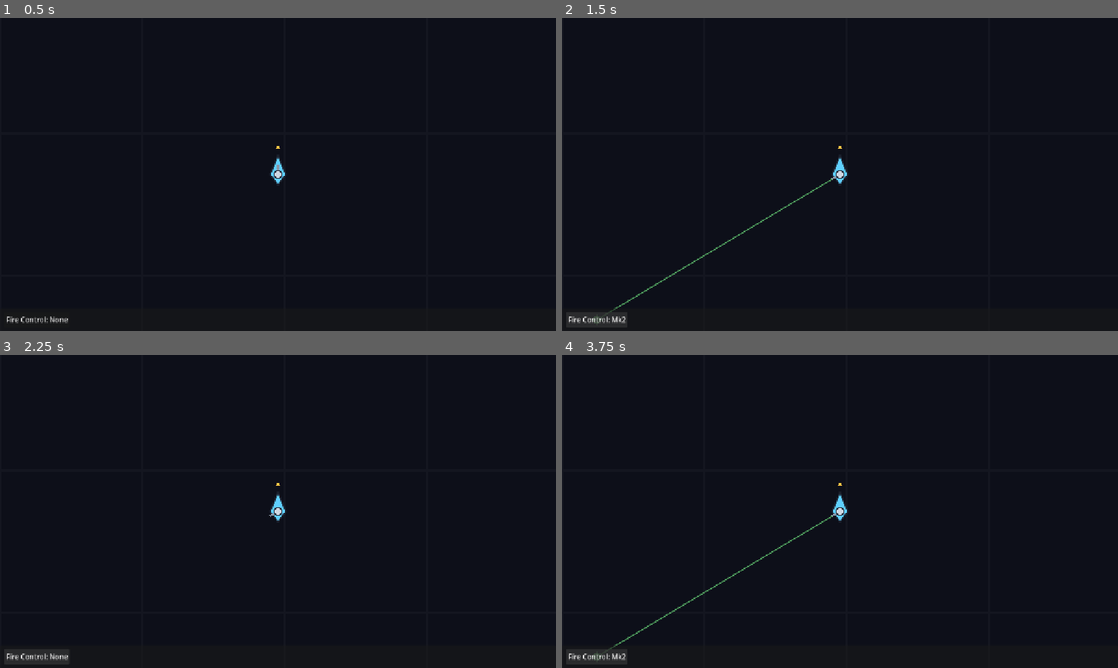
Above: before the commit, frames 1-4 (two rows, left to right).
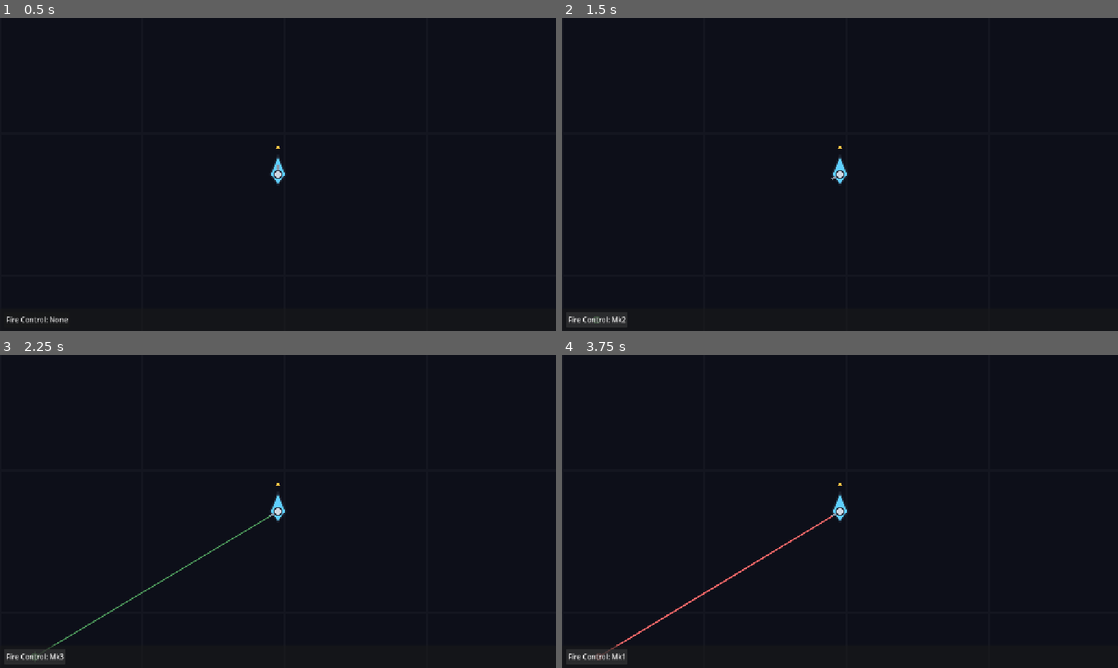
Above: after the commit, the same moments.

Repository: psyinf/seeker
Game: Godot game, scene res://scenes/main/main.tscn
Same seed, same stepped clock (60 frames per second), same inputs: the game is played once before the commit and once after it.
Inputs:
- Up to frame 1 (0.5 s): no input
- Up to frame 2 (1.5 s): click "Fire Control: None" at 0.5 s; click "Fire Control: Mk1" at 1.25 s
- Up to frame 3 (2.25 s): click "Fire Control: Mk2" at 2 s
- Up to frame 4 (3.75 s): click "Fire Control: None" (after the commit: "Fire Control: Mk3") at 2.75 s; click "Fire Control: Mk1" (after the commit: "Fire Control: None") at 3.5 s

Frame 1 is identical in both runs. In frame 2, 0.2% of the frame differs, in the area x 6-49%, y 51-99%; in frame 3, 0.3%; in frame 4, 0.4%, in the area x 5-49%, y 51-99%.

Commit message:
feat(combat): shootable non-colliding targets + 3-tier fire control
- Add Target (Area2D, targets layer) that flashes, tracks hit_points, emits destroyed; ship has no body so it flies through, only bolts hit

- Add TargetField spawner that scatters targets across an annulus around the ship

- Projectile now ray-sweeps its per-frame step (intersect_ray, collide_with_areas) so fast bolts cant tunnel past small targets

- Fix Mk1 lead: flight time uses closing speed (muzzle_speed + velocity dot aim) so the impact reticle matches where shots really pass through while maneuvering

- Rework fire control into Mk1 predict / Mk2 clean lead pip (manual aim) / Mk3 auto-aim; command bar cycles None->Mk1->Mk2->Mk3

- Update architecture + devlog

Diff:
--- /dev/null
+++ b/scenes/combat/target.gd
@@ -0,0 +1,76 @@
+@tool
+class_name Target
+extends Area2D
+## A free-floating practice target the player can shoot. It sits on the "targets"
+## collision layer only, so turret bolts detect it but the ship (which has no
+## physics body) flies straight through — targets never block movement. It draws
+## itself (@tool), flashes when struck, and frees itself once its hit points run
+## out, announcing the kill via `destroyed`.
+
+## Emitted when the target is destroyed, carrying its world position (for FX/score).
+signal destroyed(at: Vector2)
+
+## Radius of the target ring, in pixels.
+@export var radius: float = 16.0:
+	set(value):
+		radius = value
+		queue_redraw()
+
+## Hits the target can take before it is destroyed.
+@export_range(1, 20, 1) var hit_points: int = 3
+
+## Ring color while healthy.
+@export var ring_color: Color = Color("ff6b6b"):
+	set(value):
+		ring_color = value
+		queue_redraw()
+
+## Color flashed briefly when struck.
+@export var flash_color: Color = Color("fff4c2"):
+	set(value):
+		flash_color = value
+		queue_redraw()
+
+## Seconds the hit flash lasts.
+@export var flash_time: float = 0.08
+
+var _remaining: int = 0
+var _flash: float = 0.0
+
+
+func _ready() -> void:
+	_remaining = hit_points
+	if not Engine.is_editor_hint():
+		# Match the shape to the drawn radius so hit detection lines up with visuals.
+		var shape := $CollisionShape2D as CollisionShape2D
+		if shape != null and shape.shape is CircleShape2D:
+			(shape.shape as CircleShape2D).radius = radius
+
+
+## Called by a bolt on impact; flashes, decrements HP, and dies at zero.
+func hit() -> void:
+	_flash = flash_time
+	_remaining -= 1
+	queue_redraw()
+	if _remaining <= 0:
+		destroyed.emit(global_position)
+		queue_free()
+
+
+func _process(delta: float) -> void:
+	if _flash > 0.0:
+		_flash = maxf(0.0, _flash - delta)
+		if _flash == 0.0:
+			queue_redraw()
+
+
+func _draw() -> void:
+	var color := flash_color if _flash > 0.0 else ring_color
+	draw_arc(Vector2.ZERO, radius, 0.0, TAU, 32, color, 2.0, true)
+	# Crosshair ticks so the target reads as something to aim at.
+	var tick := radius * 0.5
+	draw_line(Vector2(-radius, 0.0), Vector2(-radius + tick, 0.0), color, 2.0, true)
+	draw_line(Vector2(radius, 0.0), Vector2(radius - tick, 0.0), color, 2.0, true)
+	draw_line(Vector2(0.0, -radius), Vector2(0.0, -radius + tick), color, 2.0, true)
+	draw_line(Vector2(0.0, radius), Vector2(0.0, radius - tick), color, 2.0, true)
+	draw_circle(Vector2.ZERO, 2.0, color)
--- /dev/null
+++ b/scenes/combat/target.tscn
@@ -0,0 +1,15 @@
+[gd_scene load_steps=3 format=3]
+
+[ext_resource type="Script" path="res://scenes/combat/target.gd" id="1_target"]
+
+[sub_resource type="CircleShape2D" id="CircleShape2D_target"]
+radius = 16.0
+
+[node name="Target" type="Area2D"]
+collision_layer = 4
+collision_mask = 0
+monitoring = false
+script = ExtResource("1_target")
+
+[node name="CollisionShape2D" type="CollisionShape2D" parent="."]
+shape = SubResource("CircleShape2D_target")
--- /dev/null
+++ b/scenes/combat/target_field.gd
@@ -0,0 +1,49 @@
+class_name TargetField
+extends Node2D
+## Scatters practice targets randomly across an annulus around its origin at
+## startup. It owns spawning only; each target handles its own hit detection and
+## destruction. Drop this into a combat scene and point it at the target scene.
+
+## Emitted whenever one of its targets is destroyed (relayed for score/FX).
+signal target_destroyed(at: Vector2)
+
+## The target scene to instance.
+@export var target_scene: PackedScene
+## How many targets to scatter on ready.
+@export_range(0, 200, 1) var count: int = 12
+## Inner radius of the spawn annulus, in pixels (keeps targets off the ship).
+@export var min_radius: float = 300.0
+## Outer radius of the spawn annulus, in pixels.
+@export var max_radius: float = 1600.0
+## Seed for reproducible layouts; 0 randomizes each run.
+@export var spawn_seed: int = 0
+
+
+func _ready() -> void:
+	if target_scene == null:
+		return
+	var rng := RandomNumberGenerator.new()
+	if spawn_seed != 0:
+		rng.seed = spawn_seed
+	else:
+		rng.randomize()
+	for _i in count:
+		_spawn_one(rng)
+
+
+func _spawn_one(rng: RandomNumberGenerator) -> void:
+	var target := target_scene.instantiate() as Node2D
+	if target == null:
+		return
+	var angle := rng.randf() * TAU
+	# Square-root keeps the scatter uniform across the annulus area.
+	var t := rng.randf()
+	var r := sqrt(lerpf(min_radius * min_radius, max_radius * max_radius, t))
+	target.position = Vector2.RIGHT.rotated(angle) * r
+	if target.has_signal("destroyed"):
+		target.destroyed.connect(_on_target_destroyed)
+	add_child(target)
+
+
+func _on_target_destroyed(at: Vector2) -> void:
+	target_destroyed.emit(at)
--- a/scenes/modes/tactical_combat/tactical_combat.tscn
+++ b/scenes/modes/tactical_combat/tactical_combat.tscn
@@ -6,6 +6,8 @@
 [ext_resource type="PackedScene" path="res://scenes/main/space_grid.tscn" id="4_grid"]
 [ext_resource type="PackedScene" path="res://scenes/ui/command_bar.tscn" id="5_cmd"]
 [ext_resource type="PackedScene" path="res://scenes/ui/context_menu.tscn" id="6_menu"]
+[ext_resource type="Script" path="res://scenes/combat/target_field.gd" id="7_field"]
+[ext_resource type="PackedScene" path="res://scenes/combat/target.tscn" id="8_target"]
 
 [node name="TacticalCombat" type="Node2D"]
 script = ExtResource("2_tc")
@@ -21,6 +23,10 @@
 
 [node name="Ship" parent="." instance=ExtResource("1_ship")]
 
+[node name="TargetField" type="Node2D" parent="."]
+script = ExtResource("7_field")
+target_scene = ExtResource("8_target")
+
 [node name="FlightIndicators" parent="." instance=ExtResource("3_indic")]
 ship_path = NodePath("../Ship")
 
--- a/scenes/ship/fire_control.gd
+++ b/scenes/ship/fire_control.gd
@@ -2,18 +2,21 @@
 class_name FireControl
 extends Node2D
 ## Ship fire-control computer — a module with no visual hardware of its own. It
-## reads the ship's velocity and the mounted turrets, then either predicts where
-## mouse-aimed shots will actually land (Mk1) or solves the lead angle so shots
-## hit the cursor (Mk2). Because bolts inherit the ship's momentum, a straight
-## shot drifts while moving; this module makes that drift visible and, at Mk2,
-## corrects for it. Owns no flight or weapon hardware — it only advises and aims.
+## reads the ship's velocity and the mounted turrets, then assists firing at
+## three escalating tiers. Because bolts inherit the ship's momentum, a straight
+## shot drifts while moving; this module makes that drift visible and, at the top
+## tier, corrects for it. Owns no flight or weapon hardware — it only advises and
+## aims.
+##  - Mk1: aim at the cursor, predict where the drifting bolt actually passes.
+##  - Mk2: solve the lead and show where to point, but leave aiming to the player.
+##  - Mk3: solve the lead and auto-slew the turrets so shots hit the cursor.
 ##
 ## Drawn in world space (top_level) so the overlay ignores the hull's rotation.
 
 ## Emitted whenever the active module changes, so the HUD can reflect it.
 signal mode_changed(mode: int)
 
-enum Mode { NONE, MK1, MK2 }
+enum Mode { NONE, MK1, MK2, MK3 }
 
 ## Predicted-trajectory / impact color (Mk1) and the no-solution warning (Mk2).
 @export var predict_color: Color = Color("ff6b6b")
@@ -28,7 +31,7 @@
 		if value == mode:
 			return
 		mode = value
-		if mode != Mode.MK2:
+		if mode != Mode.MK3:
 			_clear_overrides() # hand aiming back to the turrets' own mouse tracking
 		queue_redraw()
 		mode_changed.emit(mode)
@@ -50,7 +53,7 @@
 func _process(_delta: float) -> void:
 	if Engine.is_editor_hint() or _ship == null:
 		return
-	if mode == Mode.MK2:
+	if mode == Mode.MK3:
 		_aim_turrets()
 	if mode != Mode.NONE:
 		queue_redraw() # overlay follows the moving ship and cursor
@@ -63,6 +66,8 @@
 		Mode.MK1:
 			_draw_prediction()
 		Mode.MK2:
+			_draw_lead()
+		Mode.MK3:
 			_draw_solution()
 
 
@@ -73,22 +78,48 @@
 	var target := get_global_mouse_position()
 	for turret in _turrets:
 		var muzzle := turret.muzzle_position()
-		var to_target := target - muzzle
-		var dist := to_target.length()
-		if dist < 0.001:
+		var impact := _predicted_impact(muzzle, target, turret.projectile_speed)
+		if impact == Vector2.INF:
 			continue
-		var aim := to_target / dist
-		var bolt_velocity := _ship.velocity + aim * turret.projectile_speed
-		if bolt_velocity.length() < 0.001:
-			continue
-		var impact := muzzle + bolt_velocity.normalized() * dist
 		draw_line(muzzle, impact, predict_color, 2.0, true)
 		draw_arc(impact, reticle_radius, 0.0, TAU, 24, predict_color, 2.0, true)
 		draw_dashed_line(target, impact, Color(predict_color, 0.5), 1.0, 6.0)
 	draw_arc(target, 3.0, 0.0, TAU, 12, Color(predict_color, 0.7), 1.0, true)
 
 
-## Mk2: solve the lead so shots land on the cursor and slew the turrets to it.
+## Mk2: draw only the point each cursor-aimed shot passes through — a clean "lead
+## pip" the player flies onto the target. Turrets keep tracking the mouse, so aim
+## stays manual; this is Mk1's impact point without the diagnostic trajectory.
+func _draw_lead() -> void:
+	var target := get_global_mouse_position()
+	for turret in _turrets:
+		var impact := _predicted_impact(turret.muzzle_position(), target, turret.projectile_speed)
+		if impact == Vector2.INF:
+			continue
+		draw_arc(impact, reticle_radius, 0.0, TAU, 24, solution_color, 2.0, true)
+		draw_circle(impact, 2.0, solution_color)
+	# Faint cursor mark so the raw aim point stays readable behind the pip.
+	draw_arc(target, 3.0, 0.0, TAU, 12, Color(solution_color, 0.4), 1.0, true)
+
+
+## World point a turret's next cursor-aimed bolt passes through, accounting for the
+## ship's momentum. The bolt closes on the aim point at muzzle speed plus the
+## ship's velocity along the aim line; over that flight time it drifts sideways.
+## Returns Vector2.INF when the ship outruns the bolt and there is no impact.
+func _predicted_impact(muzzle: Vector2, target: Vector2, muzzle_speed: float) -> Vector2:
+	var to_target := target - muzzle
+	var dist := to_target.length()
+	if dist < 0.001 or muzzle_speed <= 0.0:
+		return Vector2.INF
+	var aim := to_target / dist
+	var closing := _ship.velocity.dot(aim) + muzzle_speed
+	if closing <= 0.001:
+		return Vector2.INF
+	var flight_time := dist / closing
+	return muzzle + (_ship.velocity + aim * muzzle_speed) * flight_time
+
+
+## Mk3: solve the lead so shots land on the cursor and slew the turrets to it.
 ## Green reticle = solution locked; red = the ship outruns the muzzle, no shot.
 func _draw_solution() -> void:
 	var target := get_global_mouse_position()
--- a/scenes/ship/projectile.gd
+++ b/scenes/ship/projectile.gd
@@ -15,6 +15,9 @@
 var _velocity: Vector2 = Vector2.ZERO
 var _age: float = 0.0
 
+## Physics layer targets sit on; the bolt sweeps against it each frame.
+const TARGET_LAYER := 4
+
 
 ## Sets the bolt's world velocity; call right after spawning.
 func launch(velocity: Vector2) -> void:
@@ -22,12 +25,36 @@
 
 
 func _physics_process(delta: float) -> void:
-	position += _velocity * delta
+	var step := _velocity * delta
+	# Sweep the whole step so a fast bolt can't tunnel past a small target.
+	var target := _swept_target(global_position, global_position + step)
+	if target != null:
+		if target.has_method("hit"):
+			target.hit()
+		queue_free()
+		return
+	position += step
 	_age += delta
 	if _age >= lifetime:
 		queue_free()
 
 
+## Ray-casts the bolt's path this frame against the targets layer; returns the
+## first target hit (an Area2D) or null. Bodies are ignored so nothing blocks flight.
+func _swept_target(from: Vector2, to: Vector2) -> Node:
+	if from.is_equal_approx(to):
+		return null
+	var space := get_world_2d().direct_space_state
+	var query := PhysicsRayQueryParameters2D.create(from, to)
+	query.collide_with_areas = true
+	query.collide_with_bodies = false
+	query.collision_mask = TARGET_LAYER
+	var hit := space.intersect_ray(query)
+	if hit.is_empty():
+		return null
+	return hit.collider
+
+
 func _draw() -> void:
 	draw_line(Vector2(0.0, length * 0.5), Vector2(0.0, -length * 0.5), color, 2.0, true)
 	draw_circle(Vector2(0.0, -length * 0.5), 2.0, color)
--- a/scenes/ui/command_bar.gd
+++ b/scenes/ui/command_bar.gd
@@ -1,13 +1,18 @@
 class_name CommandBar
 extends CanvasLayer
 ## Bottom command bar for the tactical mode. Hosts action toggles; for now it
-## carries the fire-control module selector, which cycles None -> Mk1 -> Mk2 and
-## always shows the active module.
+## carries the fire-control module selector, which cycles
+## None -> Mk1 -> Mk2 -> Mk3 and always shows the active module.
 
-## Emitted when the player cycles the module (FireControl.Mode int: 0/1/2).
+## Emitted when the player cycles the module (FireControl.Mode int: 0/1/2/3).
 signal fire_control_mode_changed(mode: int)
 
-const _FIRE_CONTROL_LABELS := ["Fire Control: None", "Fire Control: Mk1", "Fire Control: Mk2"]
+const _FIRE_CONTROL_LABELS := [
+	"Fire Control: None",
+	"Fire Control: Mk1",
+	"Fire Control: Mk2",
+	"Fire Control: Mk3",
+]
 
 @onready var _fire_control_button: Button = $Root/Bar/Margin/Buttons/FireControl
 
Not shown, added: scenes/combat/target.gd.uid
Not shown, added: scenes/combat/target_field.gd.uid
Not shown: 1 places in scenes/modes/tactical_combat/tactical_combat.tscn that only renumber resources
Not shown, changed: docs/architecture.md
Not shown, changed: docs/devlog.md
